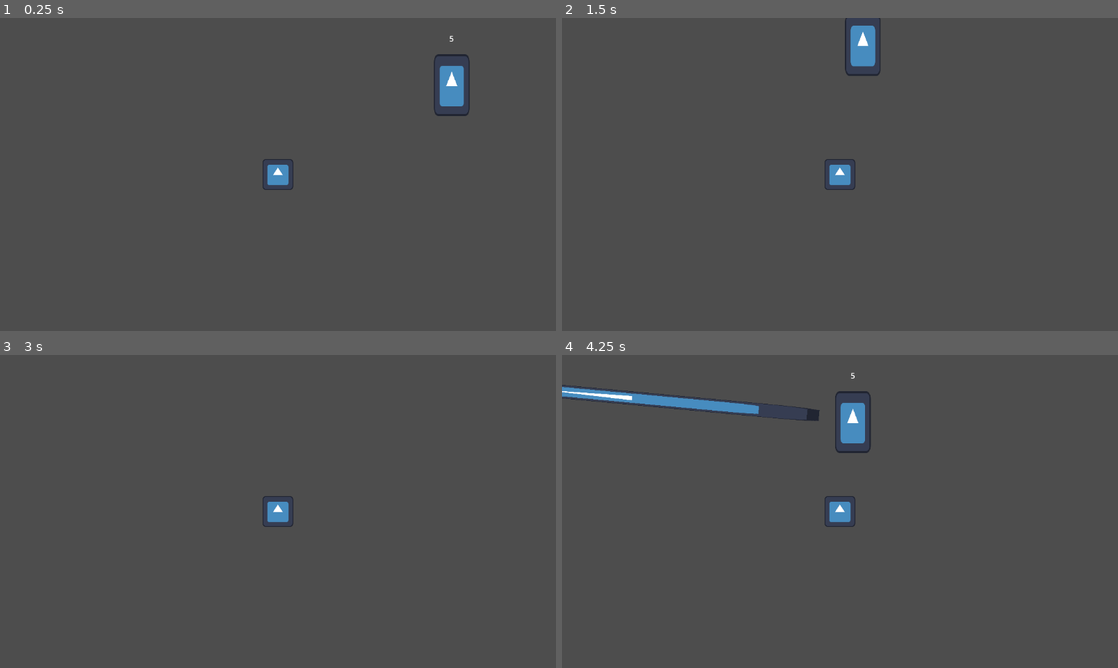
Above: before the commit, frames 1-4 (two rows, left to right).
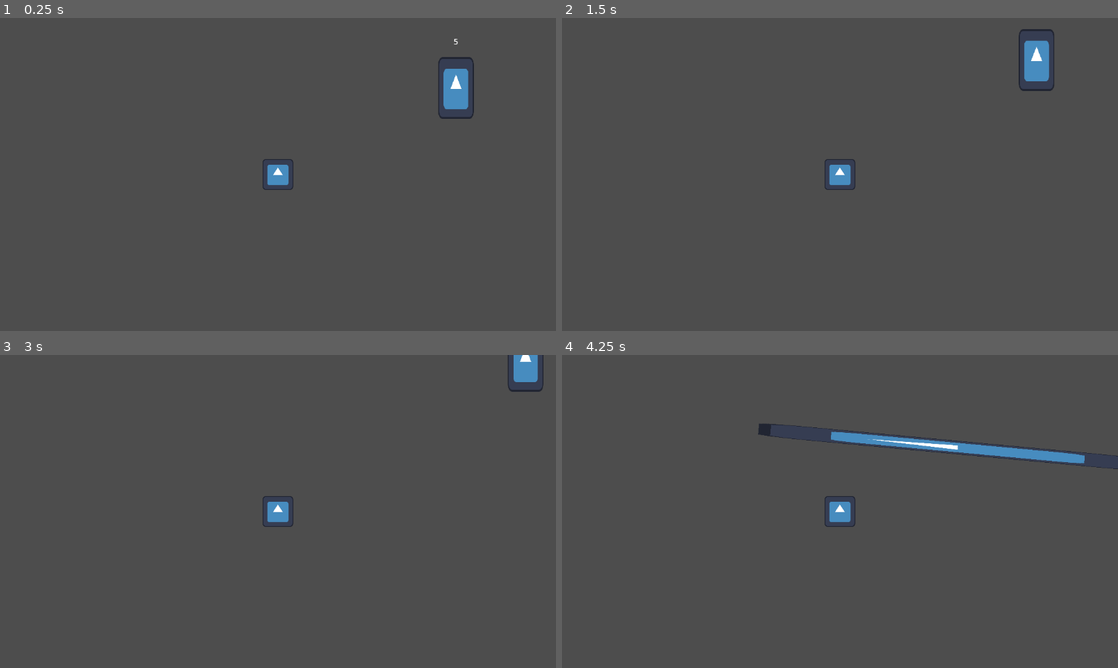
Above: after the commit, the same moments.

Repository: Luksx/GameOff-2024
Game: Godot game, scene res://Scenes/locations/worldtest.tscn
Two runs of this game, one before a commit and one after it. Both use one fixed random seed, a clock stepped at 60 frames per second and the inputs below. The engine's default icon, where the game draws it, is replaced by a stand-in: a white triangle on a blue panel in a dark square.
Inputs:
- Up to frame 1 (0.25 s): no input
- Up to frame 2 (1.5 s): tap Enter at 0.5 s; hold Right (ui_right) 0.53-1.28 s; tap F (melle_attack) at 0.6, 1.35 s; hold Down (ui_down) from 1.28 s (still down)
- Up to frame 3 (3 s): release Down (ui_down) at 2.03 s; hold Right (ui_right) 2.03-2.78 s; tap F (melle_attack) at 2.1, 2.85 s; tap Space at 2.75 s; hold Up (ui_up) from 2.78 s (still down)
- Up to frame 4 (4.25 s): release Up (ui_up) at 3.53 s; hold Left (ui_left) from 3.53 s (still down); tap F (melle_attack) at 3.6 s

The runs differ from the first frame. In frame 1, 0.7% of the frame differs, in the area x 78-86%, y 5-33%; in frame 2, 1.4%; in frame 3, 0.5%; in frame 4, 3.5%, in the area x 0-100%, y 5-37%.

Commit message:
new bullet system

Diff:
--- a/godot/Scenes/locations/worldtest.tscn
+++ b/godot/Scenes/locations/worldtest.tscn
@@ -1,8 +1,12 @@
-[gd_scene load_steps=4 format=3 uid="uid://dno4c8nflih2c"]
+[gd_scene load_steps=6 format=3 uid="uid://dno4c8nflih2c"]
 
 [ext_resource type="PackedScene" uid="uid://cak04eh3nhww6" path="res://Scenes/entities/player.tscn" id="1_qyhmr"]
 [ext_resource type="PackedScene" uid="uid://dkgcrwxsqgxgy" path="res://Scenes/ui/main_camera.tscn" id="2_hjbcr"]
 [ext_resource type="PackedScene" uid="uid://iconi5qs85mw" path="res://Scenes/entities/dummy.tscn" id="3_ovoyl"]
+[ext_resource type="PackedScene" uid="uid://r62fresnkylj" path="res://bullets/bullet.tscn" id="4_d3gmg"]
+
+[sub_resource type="RectangleShape2D" id="RectangleShape2D_lbho4"]
+size = Vector2(20, 616)
 
 [node name="worldtest" type="Node2D"]
 
@@ -13,3 +17,44 @@
 
 [node name="CharacterBody2D" parent="." instance=ExtResource("3_ovoyl")]
 position = Vector2(890, 85)
+
+[node name="Bullet" parent="." instance=ExtResource("4_d3gmg")]
+position = Vector2(349, 275)
+
+[node name="StaticBody2D" type="StaticBody2D" parent="."]
+
+[node name="CollisionShape2D" type="CollisionShape2D" parent="StaticBody2D"]
+position = Vector2(0, 298)
+shape = SubResource("RectangleShape2D_lbho4")
+
+[node name="StaticBody2D2" type="StaticBody2D" parent="."]
+position = Vector2(285, -76)
+rotation = 0.588889
+
+[node name="CollisionShape2D" type="CollisionShape2D" parent="StaticBody2D2"]
+position = Vector2(0, 298)
+shape = SubResource("RectangleShape2D_lbho4")
+
+[node name="StaticBody2D3" type="StaticBody2D" parent="."]
+position = Vector2(621, 214)
+rotation = 0.588889
+
+[node name="CollisionShape2D" type="CollisionShape2D" parent="StaticBody2D3"]
+position = Vector2(0, 298)
+shape = SubResource("RectangleShape2D_lbho4")
+
+[node name="StaticBody2D4" type="StaticBody2D" parent="."]
+position = Vector2(166, -50.0001)
+rotation = -1.09397
+
+[node name="CollisionShape2D" type="CollisionShape2D" parent="StaticBody2D4"]
+position = Vector2(0, 298)
+shape = SubResource("RectangleShape2D_lbho4")
+
+[node name="StaticBody2D5" type="StaticBody2D" parent="."]
+position = Vector2(166, -50.0001)
+rotation = -1.09397
+
+[node name="CollisionShape2D" type="CollisionShape2D" parent="StaticBody2D5"]
+position = Vector2(-513.557, 263.044)
+shape = SubResource("RectangleShape2D_lbho4")
--- a/godot/bullets/bullet.gd
+++ b/godot/bullets/bullet.gd
@@ -1,46 +1,37 @@
 class_name Bullet
-extends RefCounted
+extends CharacterBody2D
 
 
-var position: Vector2
-var velocity: Vector2
-var acceleration: Vector2
-var bullet_type: BulletType
-
-var body_rid: RID # For physics interactions
-var shape_rid: RID
-
-var rendering_rid: RID # for rendering
+signal collided(bullet: Bullet, collision: KinematicCollision2D, previous_velocity: Vector2)
 
 
-func ready() -> void:
-	for extension: BulletExtension in bullet_type.bullet_extensions:
-		extension.on_ready(self)
+@export var speed: float = 10
 
 
-func hit(other: Node2D) -> void:
-	for extension: BulletExtension in bullet_type.bullet_extensions:
-		extension.on_hit(self, other)
+var direction: Vector2:
+	get():
+		if velocity == Vector2.ZERO:
+			return Vector2.RIGHT
+		return velocity.normalized()
+	set(value):
+		var length: float = velocity.length()
+		if length == 0:
+			velocity = value
+		else:
+			velocity = length * value
 
 
-func on_collide(other: Node2D) -> void:
-	for extension: BulletExtension in bullet_type.bullet_extensions:
-		extension.on_hit(self, other)
+func _ready() -> void:
+	velocity = speed * direction
 
 
-func update(delta: float) -> void:
-	for extension: BulletExtension in bullet_type.bullet_extensions:
-		extension.on_update(self, delta)
+func _physics_process(_delta: float) -> void:
+	var previous_velocity: Vector2 = velocity
+	move_and_slide()
 
-
-func physics_update(delta: float) -> void:
-	position += velocity * delta
-	velocity += acceleration * delta
-
-	for extension: BulletExtension in bullet_type.bullet_extensions:
-		extension.on_physics_update(self, delta)
+	if get_slide_collision_count() > 0:
+		collided.emit(self, get_last_slide_collision(), previous_velocity)
 
 
 func destroy() -> void:
-	for extension: BulletExtension in bullet_type.bullet_extensions:
-		extension.on_destroy(self)
+	queue_free()
--- /dev/null
+++ b/godot/bullets/bullet.tscn
@@ -0,0 +1,22 @@
+[gd_scene load_steps=4 format=3 uid="uid://r62fresnkylj"]
+
+[ext_resource type="Script" path="res://bullets/bullet.gd" id="1_la5nb"]
+[ext_resource type="Script" path="res://bullets/components/free_on_collision.gd" id="2_fj1k2"]
+
+[sub_resource type="CircleShape2D" id="CircleShape2D_rwagn"]
+
+[node name="Bullet" type="CharacterBody2D"]
+collision_layer = 8
+collision_mask = 7
+script = ExtResource("1_la5nb")
+speed = 1000.0
+
+[node name="CollisionShape2D" type="CollisionShape2D" parent="."]
+shape = SubResource("CircleShape2D_rwagn")
+
+[node name="Sprite2D" type="Sprite2D" parent="."]
+
+[node name="FreeOnCollision" type="Node" parent="."]
+script = ExtResource("2_fj1k2")
+
+[connection signal="collided" from="." to="FreeOnCollision" method="_on_bullet_collided"]
--- a/godot/bullets/bullet_extension.gd
+++ /dev/null
@@ -1,26 +0,0 @@
-class_name BulletExtension
-extends Resource
-
-
-func on_hit(bullet: Bullet, other: Node2D) -> void:
-	pass
-
-
-func on_collide(bullet: Bullet, other: Node2D) -> void:
-	pass
-
-
-func on_update(bullet: Bullet, delta: float) -> void:
-	pass
-
-
-func on_physics_update(bullet: Bullet, delta: float) -> void:
-	pass
-
-
-func on_ready(bullet: Bullet) -> void:
-	pass
-
-
-func on_destroy(bullet: Bullet) -> void:
-	pass
--- a/godot/bullets/bullet_system.gd
+++ /dev/null
@@ -1,93 +0,0 @@
-class_name BulletSystem
-extends Node
-
-
-static var instance: BulletSystem # Singleton
-
-
-@export var max_bullets_count: int = 1024
-
-
-var bullet_pool: Array[Bullet] = []
-var bullets_in_use: Array[Bullet] = []
-
-
-func _enter_tree() -> void:
-	instance = self
-
-
-func _ready() -> void:
-	bullet_pool.fill(max_bullets_count)
-
-
-func _physics_process(delta: float) -> void:
-	for bullet: Bullet in bullets_in_use:
-		bullet.physics_update(delta)
-
-
-func _process(delta: float) -> void:
-	for bullet: Bullet in bullets_in_use:
-		bullet.update(delta)
-
-
-func create_bullets(bullet_type: BulletType, positions: Array[Vector2], velocities: Array[Vector2], accelerations: Array[Vector2], count: int) -> Array[Bullet]:
-	var bullets: Array[Bullet] = []
-	for i: int in range(count):
-		if i >= positions.size() or i >= velocities.size() or i >= accelerations.size():
-			printerr("positions/accelerations/velocities array was too small!")
-			return bullets
-
-		var position: Vector2 = positions[i]
-		var velocity: Vector2 = velocities[i]
-		var acceleration: Vector2 = accelerations[i]
-
-		var bullet = create_bullet(bullet_type, position, velocity, acceleration)
-
-		if bullet == null:
-			return bullets
-
-		bullets.append(bullet)
-
-	return bullets
-
-
-func create_bullet(bullet_type: BulletType, position: Vector2, velocity: Vector2, acceleration: Vector2) -> Bullet:
-	var bullet: Bullet = _request_bullet()
-
-	if bullet == null:
-		printerr("Max bullet count reached, could not create bullet!")
-		return null
-
-	bullet.bullet_type = bullet_type
-	bullet.position = position
-	bullet.velocity = velocity
-	bullet.acceleration = acceleration
-
-	_init_area(bullet)
-
-	return bullet
-
-
-# Requests a bullet from the bullet pool, can return null if there are no bullets available
-func _request_bullet() -> Bullet:
-	if bullet_pool.is_empty():
-		return null
-
-	var bullet = bullet_pool.pop_back()
-	bullets_in_use.append(bullet)
-	return bullet
-
-
-func _init_area(bullet: Bullet) -> void:
-	var rid: RID = PhysicsServer2D.area_create()
-
-	var shape_rid: RID = PhysicsServer2D.circle_shape_create()
-	PhysicsServer2D.shape_set_data(shape_rid, {"radius": bullet.bullet_type.collider.radius})
-
-	PhysicsServer2D.area_set_shape(rid, 0, shape_rid)
-	PhysicsServer2D.area_set_collision_layer(rid, 4)
-
-	var transform = Transform2D()
-	transform.origin = bullet.position
-	PhysicsServer2D.area_set_shape_transform(rid, 0, transform)
-	PhysicsServer2D.area_set_monitorable(rid, true)
--- a/godot/bullets/bullet_type.gd
+++ /dev/null
@@ -1,7 +0,0 @@
-class_name BulletType
-extends Resource
-
-
-@export var collider: CircleShape2D
-@export var texture: Texture2D
-@export var bullet_extensions: Array[BulletExtension] = []
--- a/godot/bullets/bullet_types/test_bullet_type.tres
+++ /dev/null
@@ -1,8 +0,0 @@
-[gd_resource type="Resource" script_class="BulletType" load_steps=3 format=3 uid="uid://u8ecpq0q6n72"]
-
-[ext_resource type="Script" path="res://bullets/bullet_extension.gd" id="1_vlm1y"]
-[ext_resource type="Script" path="res://bullets/bullet_type.gd" id="2_bds1e"]
-
-[resource]
-script = ExtResource("2_bds1e")
-bullet_extensions = Array[ExtResource("1_vlm1y")]([])
--- /dev/null
+++ b/godot/bullets/components/bounce_on_collision.gd
@@ -0,0 +1,31 @@
+class_name BounceOnCollision
+extends Node
+
+
+@export var energy_loss: float = 0.1
+@export var bounce_count: int = -1 # -1 if infinite bounces
+
+
+var bounces: int = 0
+
+
+func _ready() -> void:
+	randomize()
+
+
+func _on_bullet_collided(bullet: Bullet, collision: KinematicCollision2D, previous_velocity: Vector2) -> void:
+	if bounces == bounce_count:
+		bullet.destroy()
+		return
+
+	if previous_velocity == Vector2.ZERO:
+		return
+
+	bounces += 1
+	var normal: Vector2 = collision.get_normal()
+	var direction: Vector2 = previous_velocity.normalized()
+	var reflected_dir: Vector2 = normal.reflect(direction)
+	var length: float = previous_velocity.length()
+	length *= 1.0 - energy_loss
+
+	bullet.velocity = reflected_dir.normalized() * length
--- /dev/null
+++ b/godot/bullets/components/free_on_collision.gd
@@ -0,0 +1,6 @@
+class_name FreeOnCollision
+extends Node
+
+
+func _on_bullet_collided(bullet: Bullet, _collision: KinematicCollision2D, _previous_velocity: Vector2) -> void:
+	bullet.destroy()
